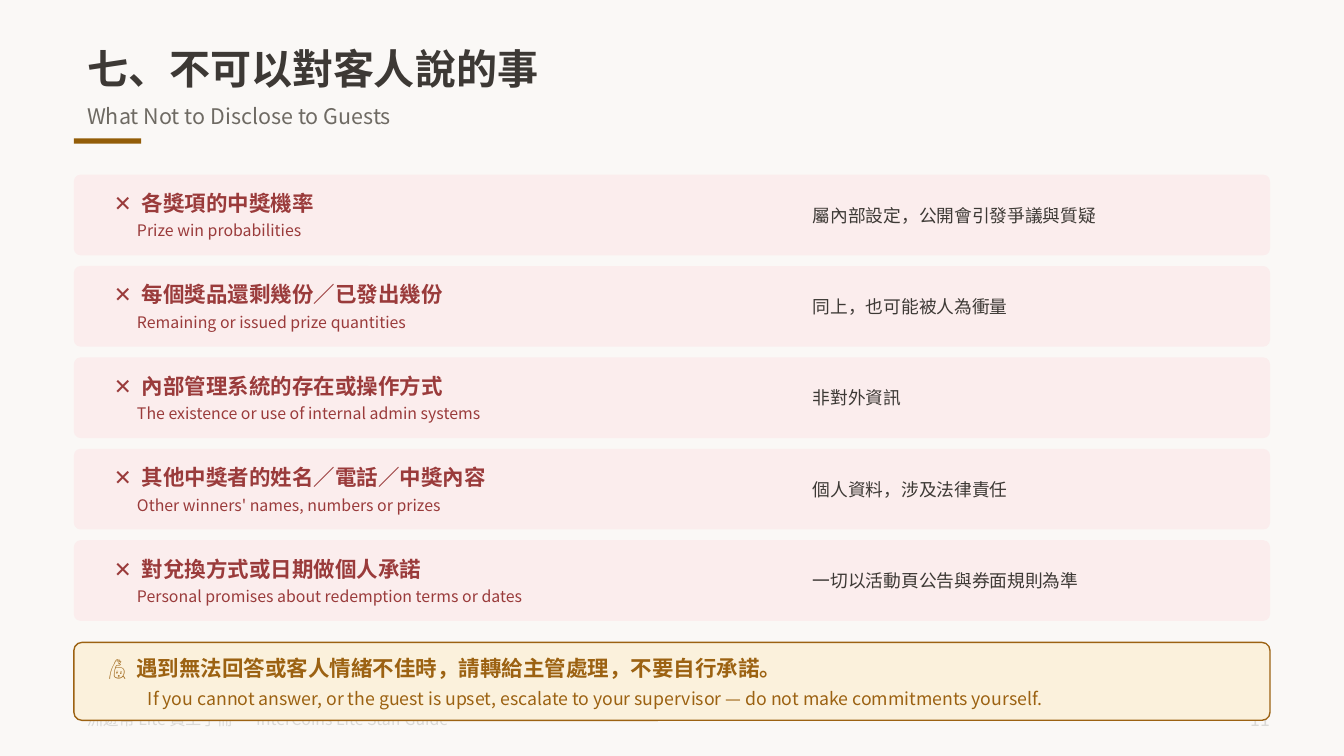
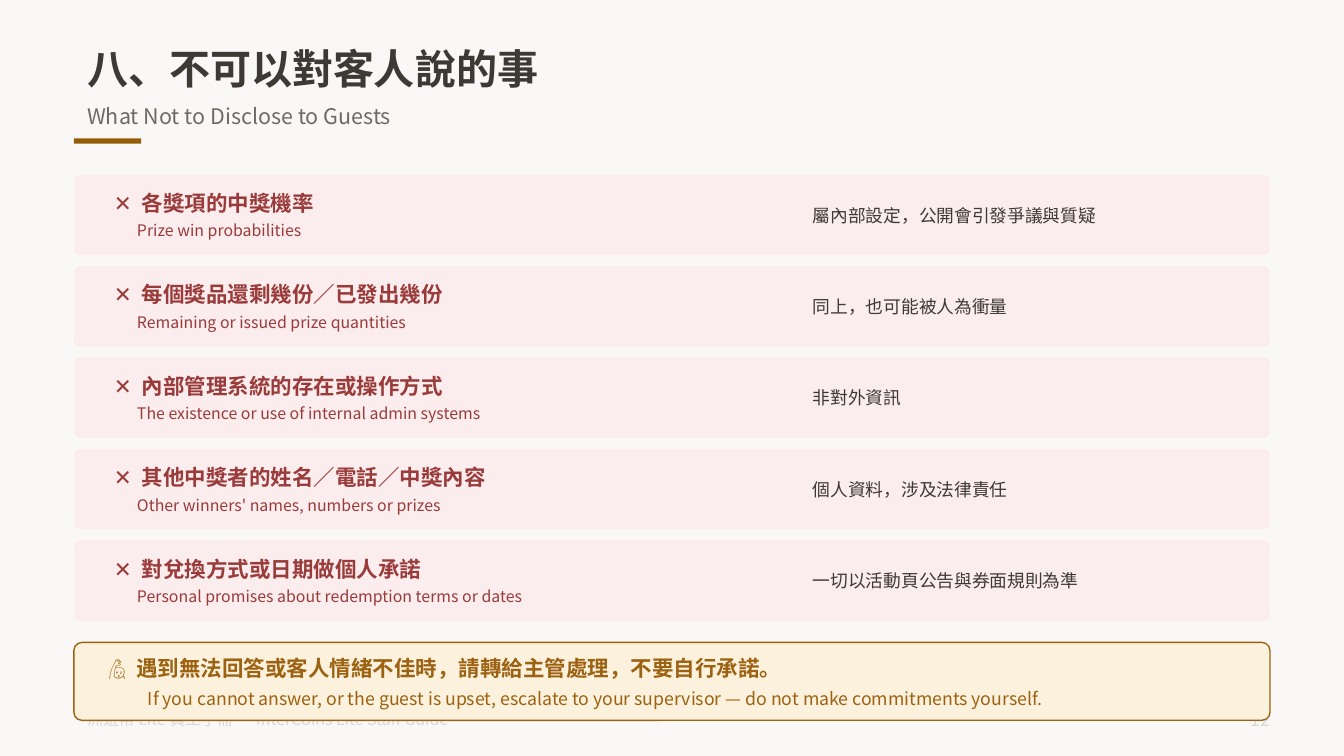
Before and after one commit to tony1229kimo/intercoins-lite, a slide deck: slide 13 of docs/洲遊幣Lite_員工手冊_一般版_雙語.pptx (slide 12 before the commit). Drawn at 1344x756 pixels with LibreOffice and Linux fonts; fonts in the diff are those of the drawing. Boxes give left, top, right and bottom in pixels: in the first picture for what was removed or moved away, otherwise in the second. Text is boxed around its words. In the diff, an @@ line names an element or a change of style, - is before the commit and + after.

```diff
--- a/docs/洲遊幣Lite_員工手冊_一般版_雙語.pptx
+++ b/docs/洲遊幣Lite_員工手冊_一般版_雙語.pptx
@@ text at <box>87,48,538,88</box>: text changed @@
-七、不可以對客人說的事
+八、不可以對客人說的事
```
Also in this commit, not shown: 10 other slides changed, 1 slide added, 1 other file.
